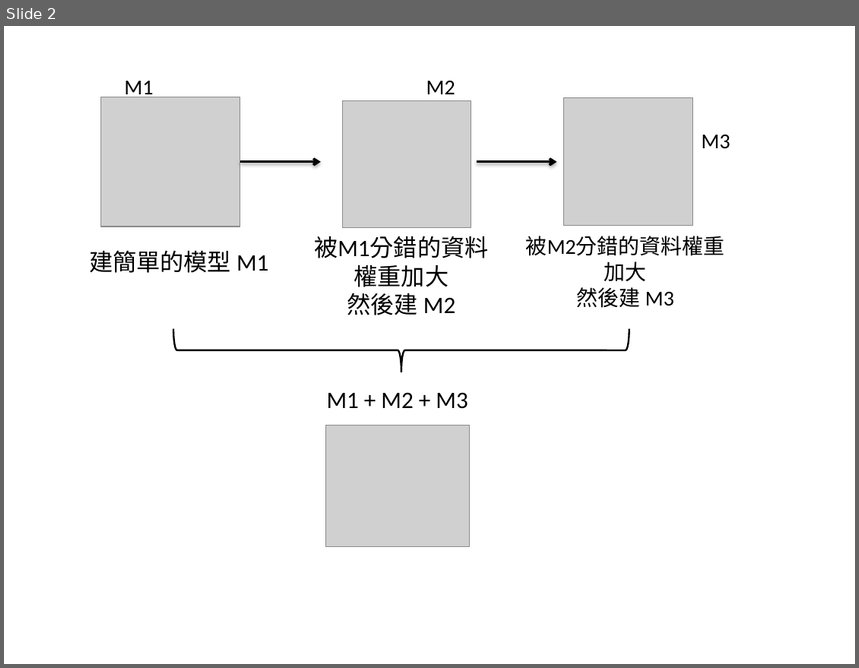
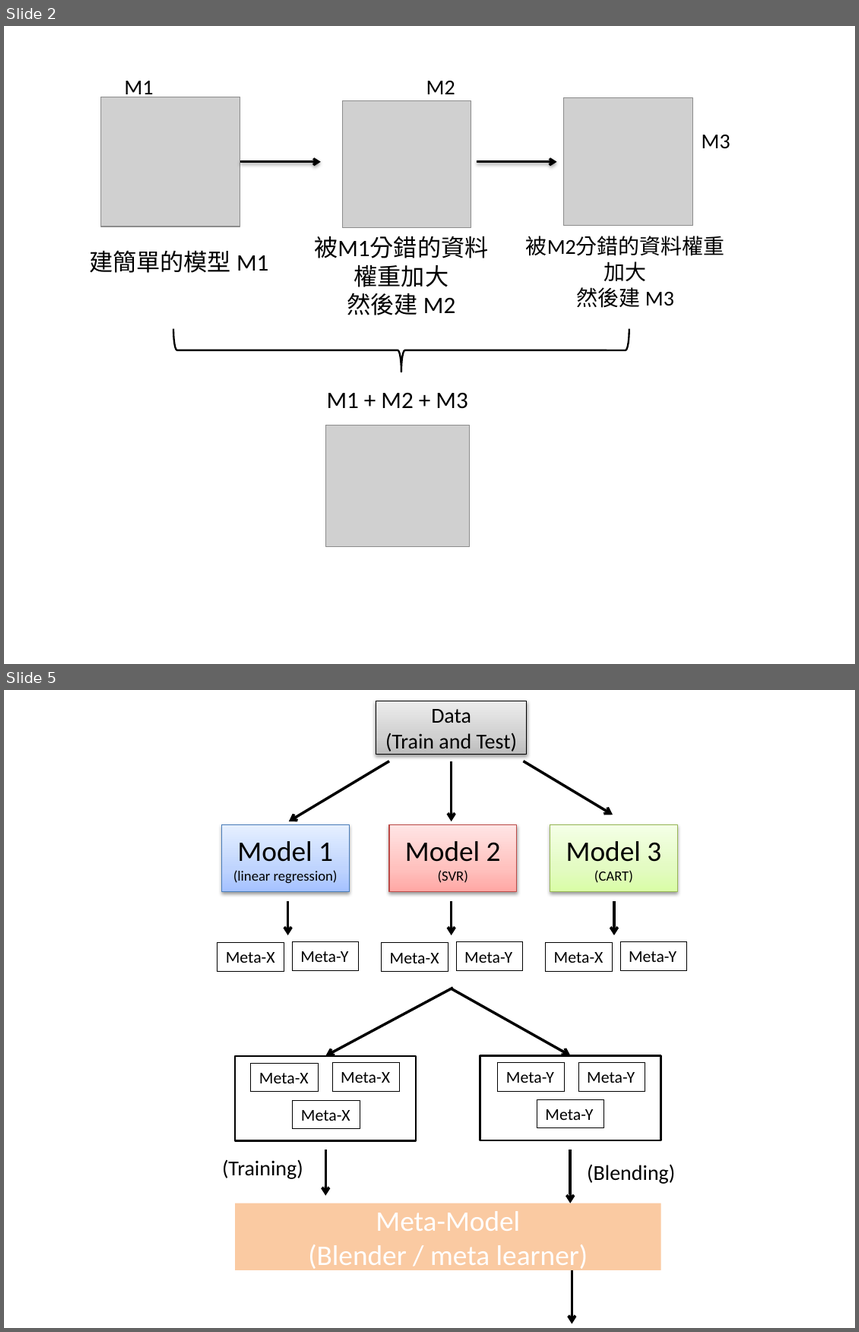
Before and after one commit to skydome20/R-Notes, a slide deck: R16/Pictures.pptx. Shown one above the other, each under a label of ours: slide 2 before the commit, slides 2 and 5 after it; the slides between them are not shown. The pictures are 859x668 and 859x1332 pixels, drawn with LibreOffice and Linux fonts; fonts in the diff are those of the drawing; grey boxes stand for pictures. Boxes give left, top, right and bottom in pixels: in the first picture for what was removed or moved away, otherwise in the second. Text is boxed around its words. In the diff, an @@ line names an element or a change of style, - is before the commit and + after.

```diff
--- a/R16/Pictures.pptx
+++ b/R16/Pictures.pptx
@@ slide 5 added at (4, 690, 855, 1328), background #FFFFFF @@
@@ rectangle added at (376, 701, 527, 755), fill gradient #BDBDBD to #D1D1D1 to #EEEEEE, outline #000000 0.75 pt, 18 pt, text #000000 @@
+Data
+(Train and Test)
@@ arrow added from (389, 761) to (289, 822), #000000 2.25 pt @@
@@ arrow added from (452, 761) to (452, 822), #000000 2.25 pt @@
@@ arrow added from (523, 761) to (613, 815), #000000 2.25 pt @@
@@ rectangle added at (222, 825, 350, 893), fill gradient #A4C4FF to #BFD4FF to #E6EEFF, outline #4B7EBC 0.75 pt, 12 pt, text #000000 @@
+Model 1
+(linear regression)
@@ rectangle added at (389, 825, 517, 893), fill gradient #FFA6A5 to #FFC0BF to #FFE7E7, outline #BF4C48 0.75 pt, 24 pt, text #000000 @@
+Model 2
+(SVR)
@@ rectangle added at (550, 825, 678, 893), fill gradient #DAFDA7 to #E4FCC2 to #F5FFE7, outline #98B955 0.75 pt, 24 pt, text #000000 @@
+Model 3
+(CART)
@@ arrow added from (288, 901) to (288, 935), #000000 2.25 pt @@
@@ arrow added from (452, 901) to (452, 935), #000000 2.25 pt @@
@@ arrow added from (614, 901) to (614, 935), #000000 2.25 pt @@
@@ rectangle added at (218, 943, 285, 972), outline #000000 0.75 pt, 14 pt, text #000000 @@
+Meta-X
@@ rectangle added at (293, 942, 359, 971), outline #000000 0.75 pt, 14 pt, text #000000 @@
+Meta-Y
@@ rectangle added at (382, 943, 449, 972), outline #000000 0.75 pt, 14 pt, text #000000 @@
+Meta-X
@@ rectangle added at (456, 942, 522, 971), outline #000000 0.75 pt, 14 pt, text #000000 @@
+Meta-Y
@@ rectangle added at (545, 943, 613, 972), outline #000000 0.75 pt, 14 pt, text #000000 @@
+Meta-X
@@ rectangle added at (620, 942, 686, 971), outline #000000 0.75 pt, 14 pt, text #000000 @@
+Meta-Y
@@ arrow added from (453, 988) to (325, 1056), #000000 2.25 pt @@
@@ arrow added from (452, 989) to (571, 1056), #000000 2.25 pt @@
@@ rectangle added at (236, 1056, 417, 1141), fill #FFFFFF, outline #000000 1.5 pt @@
@@ rectangle added at (251, 1064, 318, 1093), outline #000000 0.75 pt, 14 pt, text #000000 @@
+Meta-X
@@ rectangle added at (332, 1063, 400, 1092), outline #000000 0.75 pt, 14 pt, text #000000 @@
+Meta-X
@@ rectangle added at (480, 1056, 661, 1141), fill #FFFFFF, outline #000000 1.5 pt @@
@@ rectangle added at (498, 1063, 564, 1092), outline #000000 0.75 pt, 14 pt, text #000000 @@
+Meta-Y
@@ rectangle added at (579, 1063, 645, 1092), outline #000000 0.75 pt, 14 pt, text #000000 @@
+Meta-Y
@@ rectangle added at (293, 1100, 360, 1129), outline #000000 0.75 pt, 14 pt, text #000000 @@
+Meta-X
@@ rectangle added at (537, 1100, 603, 1129), outline #000000 0.75 pt, 14 pt, text #000000 @@
+Meta-Y
@@ text added at (222, 1160, 303, 1179), 18 pt, text #000000 @@
+(Training)
@@ arrow added from (325, 1150) to (325, 1195), #000000 2.25 pt @@
@@ arrow added from (570, 1150) to (570, 1203), #000000 2.25 pt @@
@@ text added at (587, 1164, 675, 1184), 18 pt, text #000000 @@
+(Blending)
@@ rectangle added at (236, 1203, 661, 1271), fill #F79646 at 50% opacity, 24 pt, text #FFFFFF @@
+Meta-Model
+(Blender / meta learner)
@@ arrow added from (572, 1271) to (572, 1324), #000000 2.25 pt @@
```
Also in this commit, not shown: 2 slides changed, 8 other files.
